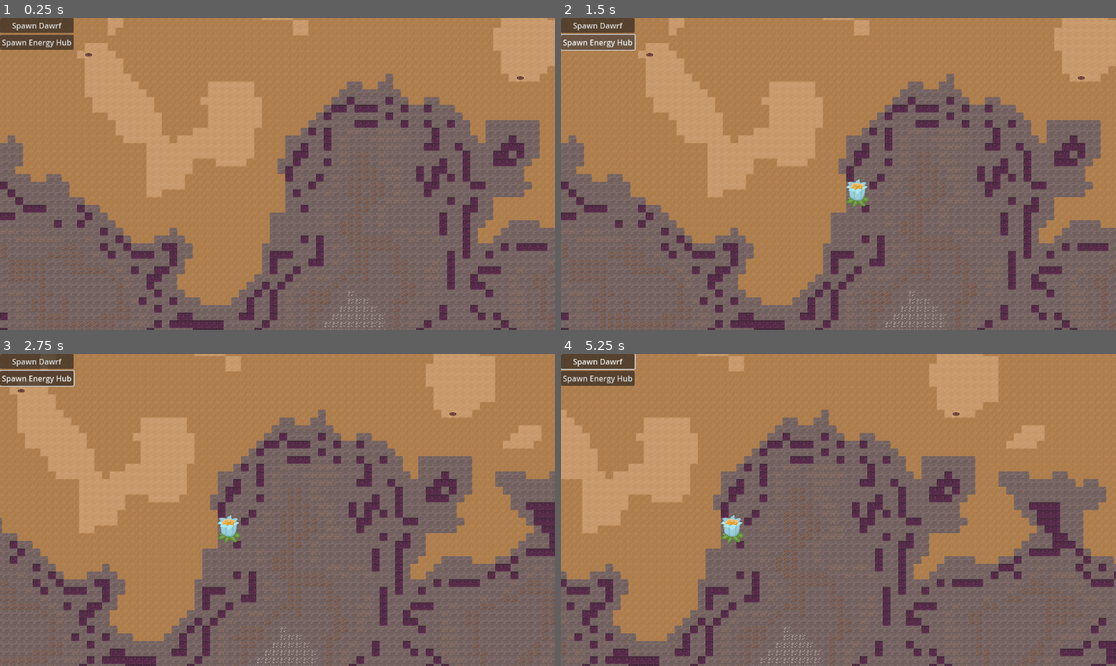
Above: before the commit, frames 1-4 (two rows, left to right).
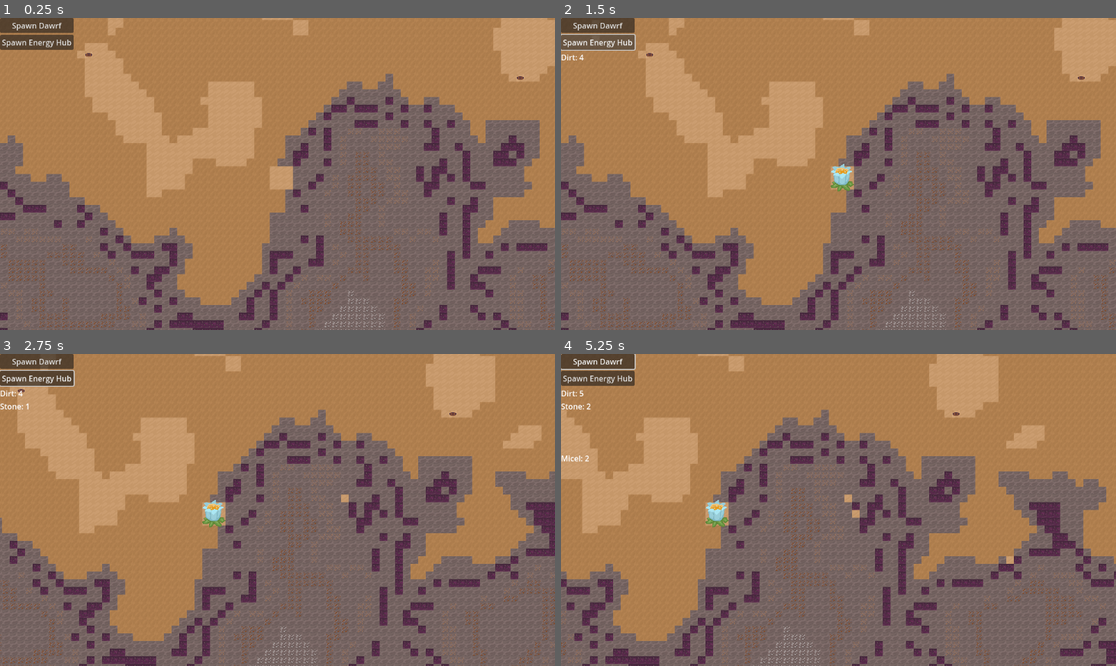
Above: after the commit, the same moments.

Repository: themoonforge/evergrove
Game: Godot game, scene res://world.tscn
The game is run twice, just before and just after one commit, with the same random seed, the same clock (stepped at 60 frames per second) and the same inputs.
Inputs (mouse positions are in pixels of both pictures, inside the frame that each line leads up to):
- Up to frame 1 (0.25 s): no input
- Up to frame 2 (1.5 s): click "Spawn Dawrf" at 0.5 s; click "Spawn Energy Hub" at 1.25 s
- Up to frame 3 (2.75 s): tap Enter at 2 s; move the mouse to (399, 494) at 2.02 s; hold Right (ui_right) from 2.03 s (still down); tap Q at 2.1 s; click (399, 494) at 2.17 s
- Up to frame 4 (5.25 s): move the mouse to (727, 525) at 2.77 s; release Right (ui_right) at 2.78 s; hold Down (ui_down) 2.78-3.53 s; tap E at 2.85, 4.35 s; click (727, 525) at 2.92 s; move the mouse to (894, 441) at 3.52 s; hold Right (ui_right) 3.53-4.28 s; tap Q at 3.6, 5.1 s; click (894, 441) at 3.67 s; move the mouse to (810, 572) at 4.27 s; hold Up (ui_up) 4.28-5.03 s; click (810, 572) at 4.42 s; move the mouse to (1005, 556) at 5.02 s; hold Left (ui_left) from 5.03 s (still down); click (1005, 556) at 5.17 s

The runs differ from the first frame. In frame 1, 0.3% of the frame differs, in the area x 48-53%, y 47-56%; in frame 2, 0.6%; in frame 3, 0.7%; in frame 4, 0.8%, in the area x 0-82%, y 11-68%.

Commit message:
add "mining" and gui for mined resources

Diff:
--- /dev/null
+++ b/evergrove/game_state.gd
@@ -0,0 +1,77 @@
+extends Node
+
+class_name GameState
+
+@onready var gui = get_node("/root/Game/GUI")
+
+@export var dirt = 0
+@export var stone = 0
+@export var coal = 0
+@export var iron = 0
+@export var copper = 0
+@export var silver = 0
+@export var gold = 0
+@export var gem = 0
+@export var water = 0
+@export var micel = 0
+
+@export var wealth = 0
+
+@export var silver_factor = 1
+@export var gold_factor = 10
+@export var gem_factor = 100
+
+# Setter methods
+func set_dirt(value: int) -> void:
+	dirt = value
+	gui.set_label_dirt(str(dirt))
+
+func set_stone(value: int) -> void:
+	stone = value
+	gui.set_label_stone(str(stone))
+
+func set_coal(value: int) -> void:
+	coal = value
+
+func set_iron(value: int) -> void:
+	iron = value
+	gui.set_label_iron(str(iron))
+
+func set_copper(value: int) -> void:
+	copper = value
+	gui.set_label_copper(str(copper))
+
+func set_silver(value: int) -> void:
+	silver = value
+	set_wealth(calc_wealth())
+
+func set_gold(value: int) -> void:
+	gold = value
+	set_wealth(calc_wealth())
+
+func set_gem(value: int) -> void:
+	gem = value
+	set_wealth(calc_wealth())
+
+func set_water(value: int) -> void:
+	water = value
+	gui.set_label_water(str(water))
+
+func set_micel(value: int) -> void:
+	micel = value
+	gui.set_label_micel(str(micel))
+
+func set_wealth(value: int) -> void:
+	wealth = value
+	gui.set_label_wealth(str(wealth))
+
+# Called when the node enters the scene tree for the first time.
+func _ready() -> void:
+	pass # Replace with function body.
+
+# Called every frame. 'delta' is the elapsed time since the previous frame.
+func _process(delta: float) -> void:
+	pass
+
+func calc_wealth() -> int:
+	return silver * silver_factor + gold * gold_factor + gem * gem_factor
--- a/evergrove/gui.gd
+++ b/evergrove/gui.gd
@@ -5,6 +5,14 @@
 
 @export var spawn_position:Vector2i
 
+@onready var dirt_label: Label = $"./VFlowContainer/DirtLabel"
+@onready var stone_label: Label = $"./VFlowContainer/StoneLabel"
+@onready var iron_label: Label = $"./VFlowContainer/IronLabel"
+@onready var copper_label: Label = $"./VFlowContainer/CopperLabel"
+@onready var wealth_label: Label = $"./VFlowContainer/WealthLabel"
+@onready var micel_label: Label = $"./VFlowContainer/MicelLabel"
+@onready var water_label: Label = $"./VFlowContainer/WaterLabel"
+@onready var dwarf_label: Label = $"./VFlowContainer/DwarfLabel"
 
 
 # Called when the node enters the scene tree for the first time.
@@ -40,3 +48,28 @@
 	hub_container.add_child(energy_hub)
 	energy_hub.position = dungeon_layer.map_to_local(position) # TODO convert to map position
 	#energy_hub.current_dungeon_layer = dungeon_layer
+
+# Setter methods for label members
+func set_label_dirt(value: String) -> void:
+	dirt_label.text = "Dirt: %s" % [value]
+
+func set_label_stone(value: String) -> void:
+	stone_label.text = "Stone: %s" % [value]
+
+func set_label_iron(value: String) -> void:
+	iron_label.text = "Iron: %s" % [value]
+
+func set_label_copper(value: String) -> void:
+	copper_label.text = "Copper: %s" % [value]
+
+func set_label_wealth(value: String) -> void:
+	wealth_label.text = "Wealth: %s" % [value]
+
+func set_label_water(value: String) -> void:
+	water_label.text = "Water: %s" % [value]
+
+func set_label_micel(value: String) -> void:
+	micel_label.text = "Micel: %s" % [value]
+
+func set_label_dwarf(value: String) -> void:
+	dwarf_label.text = "Dwarf: %s" % [value]
--- a/evergrove/tile_set.tres
+++ b/evergrove/tile_set.tres
@@ -85,6 +85,7 @@
 0:11/0/custom_data_4 = 11
 0:11/0/custom_data_5 = 1
 0:11/0/custom_data_6 = 2
+0:11/0/custom_data_7 = true
 0:12/0 = 0
 0:12/0/physics_layer_0/polygon_0/points = PackedVector2Array(-8, -8, -8, 8, 8, 8, 8, -8, -8, -8)
 0:12/0/custom_data_1 = 100.0
@@ -104,11 +105,11 @@
 custom_data_layer_2/type = 1
 custom_data_layer_3/name = "connect_down"
 custom_data_layer_3/type = 1
-custom_data_layer_4/name = "recource_type"
+custom_data_layer_4/name = "resource_type"
 custom_data_layer_4/type = 2
-custom_data_layer_5/name = "min_recource"
+custom_data_layer_5/name = "min_resource"
 custom_data_layer_5/type = 2
-custom_data_layer_6/name = "max_recource"
+custom_data_layer_6/name = "max_resource"
 custom_data_layer_6/type = 2
 custom_data_layer_7/name = "has_resource"
 custom_data_layer_7/type = 1
--- a/evergrove/world.gd
+++ b/evergrove/world.gd
@@ -26,7 +26,8 @@
 	MICEL 		= 12,
 }
 
-@onready var camera: Camera2D = $"../Camera2D"
+@onready var camera: Camera2D = $"/root/Game/Camera2D"
+@onready var game_state: GameState = $"/root/Game/GameState"
 
 @export var visible_tile_map: TileMap
 @export var visible_level: int
@@ -48,9 +49,9 @@
 
 var astarGrid: AStar3D
 
-func init_noise(tile_map: TileMap, seed: int):
+func init_noise(tile_map: TileMap, my_seed: int):
 	var terrain_noise = FastNoiseLite.new()
-	terrain_noise.seed = seed
+	terrain_noise.seed = my_seed
 	terrain_noise.noise_type = FastNoiseLite.TYPE_SIMPLEX
 	terrain_noise.frequency = 1.0 / SCALE
 	terrain_noise.fractal_type = FastNoiseLite.FRACTAL_FBM
@@ -59,7 +60,7 @@
 	terrain_noise.fractal_lacunarity = 2.0
 
 	var ore_noise = FastNoiseLite.new()
-	ore_noise.seed = seed + 1
+	ore_noise.seed = my_seed + 1
 	ore_noise.noise_type = FastNoiseLite.TYPE_PERLIN
 	ore_noise.frequency = 1.0 / ORE_SCALE
 	ore_noise.fractal_type = FastNoiseLite.FRACTAL_FBM
@@ -90,12 +91,13 @@
 		tile_maps_chunks[tile_map] = {}
 		tile_maps_ladder[tile_map] = {}
 
-
-
 		add_child(tile_map)
 		init_noise(tile_map, GLOBAL_SEED + layer * 20)
 		# Generiere initiale Chunks
 		# generate_tile(tile_map, Vector2i(0, 0))
+
+	var start_map = tile_maps[0]
+	set_air_around_tile(start_map, Vector2i(0, 0), false)
 	set_active_level(0)
 
 	# var sprite_texture = preload("res://cross.png")
@@ -135,11 +137,11 @@
 			min_distance = distance
 	return min_distance
 
-func set_air_around_tile(tile_map: TileMap, pos: Vector2i):
+func set_air_around_tile(tile_map: TileMap, pos: Vector2i, skip_center: bool = true):
 	for x in range(-1, 2):
 		for y in range(-1, 2):
 			var new_pos = pos + Vector2i(x, y)
-			if (new_pos == pos):
+			if (skip_center && new_pos == pos):
 				continue
 			if tile_map.get_cell_source_id(0, new_pos) == -1:
 				tile_map.set_cell(0, new_pos, 0, Vector2i(0, TileType.AIR))
@@ -254,6 +256,12 @@
 			elif event.keycode == KEY_E:
 				set_active_level(visible_level + 1)
 
+	# TODO just for testing
+	if event is InputEventMouseButton:
+		if event.button_index == MOUSE_BUTTON_LEFT and event.pressed:
+			var pos = visible_tile_map.local_to_map(get_global_mouse_position())
+			mine_tile(pos, visible_level)
+
 func create_poit(pos: Vector2i, level: int, cost: float):
 	var key = get_unique_id(pos, level)
 	if (!astarGrid.has_point(key)):
@@ -266,8 +274,6 @@
 		var new_pos = pos + direction
 		var new_key = get_unique_id(new_pos, level, true)
 		if new_key > 0 && astarGrid.has_point(new_key):
-			if key == new_key:
-				var a = 42
 			astarGrid.connect_points(key, new_key)
 
 func update_astarGrid(tile_map: TileMap, level: int, pos: Vector2i):
@@ -289,9 +295,45 @@
 			create_poit(pos, level + 1, cost)
 			astarGrid.connect_points(get_unique_id(pos, level), get_unique_id(pos, level + 1))
 
-func mine_tile(pos: Vector2i):
-	var resource = visible_tile_map.get_cell_tile_data(0, pos)
-	# TODO
+func mine_tile(pos: Vector2i, level: int):
+	var tile_map = tile_maps[level]
+	var data: TileData = tile_map.get_cell_tile_data(0, pos)
+	if !data:
+		return
+	var has_resource = data.get_custom_data("has_resource")
+	var resource_type = data.get_custom_data("resource_type")
+	var min_resource = data.get_custom_data("min_resource")
+	var max_resource = data.get_custom_data("max_resource")
+
+	var consumed = data.get_custom_data("consumed")
+
+	if has_resource:
+		var resource = randi() % (max_resource - min_resource) + min_resource
+		if resource > 0:
+			match resource_type:
+				TileType.DIRT:
+					game_state.set_dirt(game_state.dirt + resource)
+				TileType.STONE:
+					game_state.set_stone(game_state.stone + resource)
+				TileType.COAL:
+					game_state.set_coal(game_state.coal + resource)
+				TileType.IRON:
+					game_state.set_iron(game_state.iron + resource)
+				TileType.COPPER:
+					game_state.set_copper(game_state.copper + resource)
+				TileType.SILVER:
+					game_state.set_silver(game_state.silver + resource)
+				TileType.GOLD:
+					game_state.set_gold(game_state.gold + resource)
+				TileType.GEM:
+					game_state.set_gem(game_state.gem + resource)
+				TileType.WATER:
+					game_state.set_water(game_state.water + resource)
+				TileType.MICEL:
+					game_state.set_micel(game_state.micel + resource)
+		if consumed:
+			tile_map.set_cell(0, pos, 0, Vector2i(0, TileType.AIR))
+			update_astarGrid(tile_map, level, pos)
 
 func get_unique_id(pos: Vector2i, level: int, read_only: bool = false) -> int:
 	var vector = Vector3i(pos.x, pos.y, level)
--- a/evergrove/world.tscn
+++ b/evergrove/world.tscn
@@ -1,17 +1,20 @@
-[gd_scene load_steps=6 format=3 uid="uid://dtjpof14r0bcb"]
+[gd_scene load_steps=7 format=3 uid="uid://dtjpof14r0bcb"]
 
 [ext_resource type="Script" path="res://world.gd" id="1_2rb77"]
 [ext_resource type="Script" path="res://game.gd" id="1_acbsa"]
 [ext_resource type="Script" path="res://camera_2d.gd" id="1_bwmuh"]
+[ext_resource type="Script" path="res://game_state.gd" id="2_8uhg5"]
 [ext_resource type="Script" path="res://gui.gd" id="2_n34sk"]
 [ext_resource type="Script" path="res://factory.gd" id="5_8o8h7"]
 
 [node name="Game" type="Node2D"]
 script = ExtResource("1_acbsa")
 
+[node name="GameState" type="Node" parent="."]
+script = ExtResource("2_8uhg5")
+
 [node name="GUI" type="CanvasLayer" parent="."]
 script = ExtResource("2_n34sk")
-spawn_position = Vector2i(2, 2)
 
 [node name="VFlowContainer" type="VFlowContainer" parent="GUI"]
 offset_right = 153.0
@@ -25,6 +28,30 @@
 layout_mode = 2
 text = "Spawn Energy Hub"
 
+[node name="DirtLabel" type="Label" parent="GUI/VFlowContainer"]
+layout_mode = 2
+
+[node name="StoneLabel" type="Label" parent="GUI/VFlowContainer"]
+layout_mode = 2
+
+[node name="IronLabel" type="Label" parent="GUI/VFlowContainer"]
+layout_mode = 2
+
+[node name="CopperLabel" type="Label" parent="GUI/VFlowContainer"]
+layout_mode = 2
+
+[node name="WealthLabel" type="Label" parent="GUI/VFlowContainer"]
+layout_mode = 2
+
+[node name="MicelLabel" type="Label" parent="GUI/VFlowContainer"]
+layout_mode = 2
+
+[node name="WaterLabel" type="Label" parent="GUI/VFlowContainer"]
+layout_mode = 2
+
+[node name="DwarfLabel" type="Label" parent="GUI/VFlowContainer"]
+layout_mode = 2
+
 [node name="Camera2D" type="Camera2D" parent="."]
 script = ExtResource("1_bwmuh")
 
